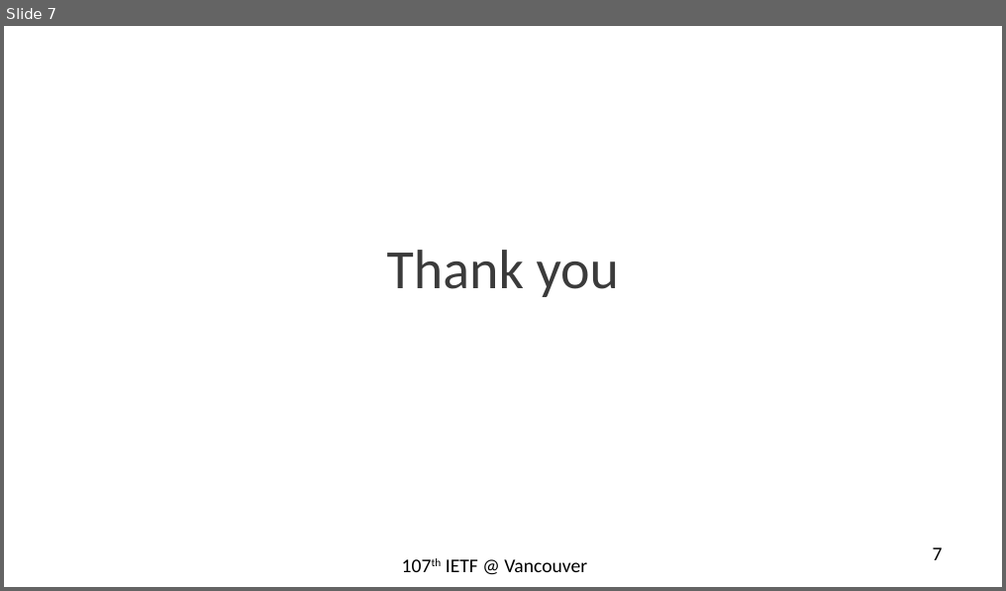
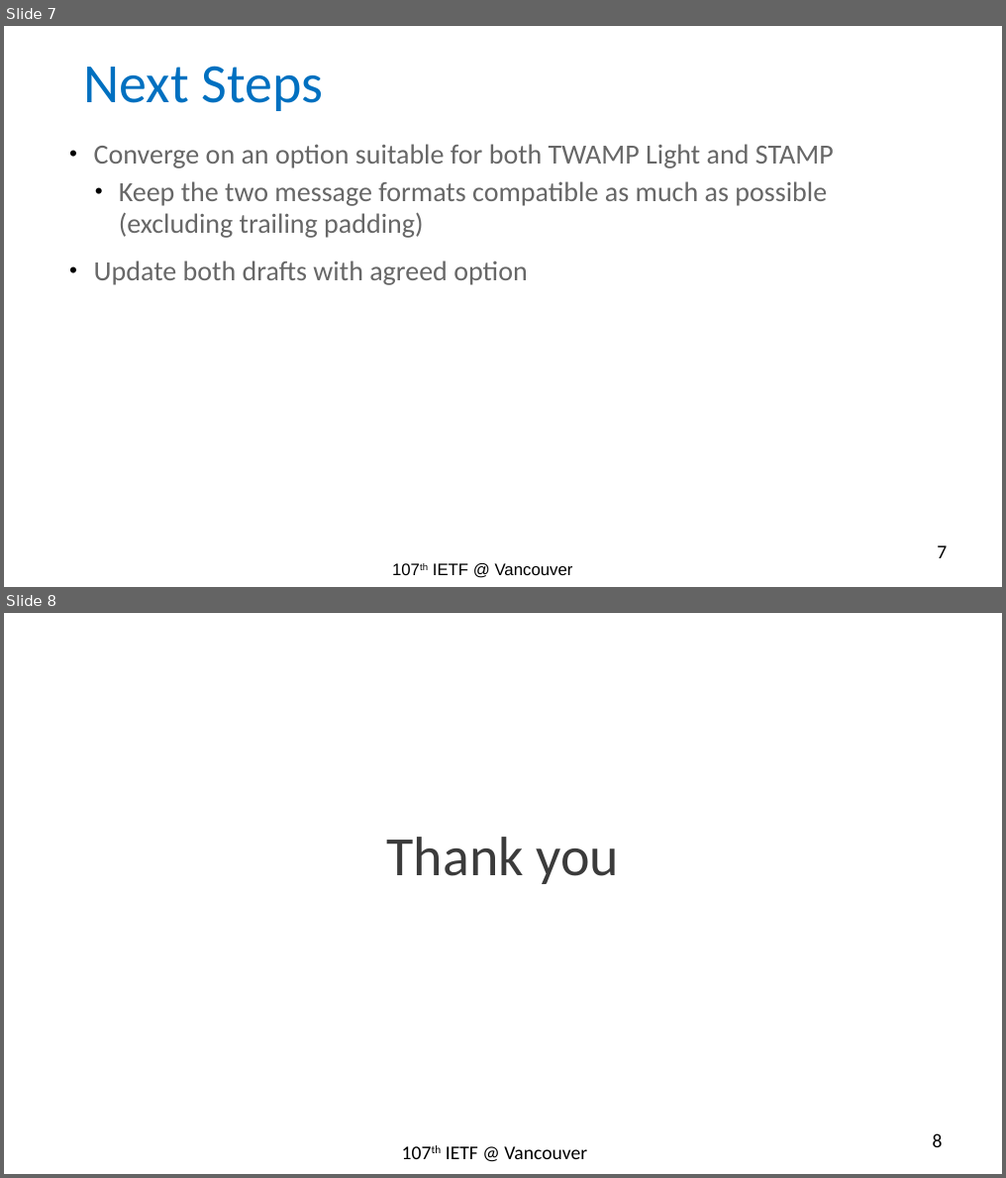
Before and after one commit to rakgandhi/ietf-public, a slide deck: stamp-session-id-rev1.pptx. Shown one above the other, each under a label of ours: slide 7 before the commit, slides 7 and 8 after it. The pictures are 1006x591 and 1006x1178 pixels, drawn with LibreOffice and Linux fonts; fonts in the diff are those of the drawing. Boxes give left, top, right and bottom in pixels: in the first picture for what was removed or moved away, otherwise in the second. Text is boxed around its words. In the diff, an @@ line names an element or a change of style, - is before the commit and + after.

```diff
--- a/stamp-session-id-rev1.pptx
+++ b/stamp-session-id-rev1.pptx
@@ slide 7 added at <box>4,26,1002,587</box>, background #FFFFFF @@
@@ title added at <box>84,66,324,111</box>, 40 pt, text #0070C0 @@
+Next Steps
@@ text added at <box>94,144,834,285</box>, 20 pt, text #676767 @@
+• Converge on an option suitable for both TWAMP Light and STAMP
+  • Keep the two message formats compatible as much as possible (excluding trailing padding)
+• Update both drafts with agreed option
@@ page number added at <box>937,546,946,559</box>, 14 pt, text #000000 @@
+7
@@ text added at <box>433,564,573,575</box>, 12 pt, text #000000 @@
+107th IETF @ Vancouver
@@ what was slide 7 is now slide 8 @@
@@ page number at <box>933,1134,943,1148</box>: text changed @@
-7
+8
```
Also in this commit, not shown: 6 slides changed, 1 other file.
